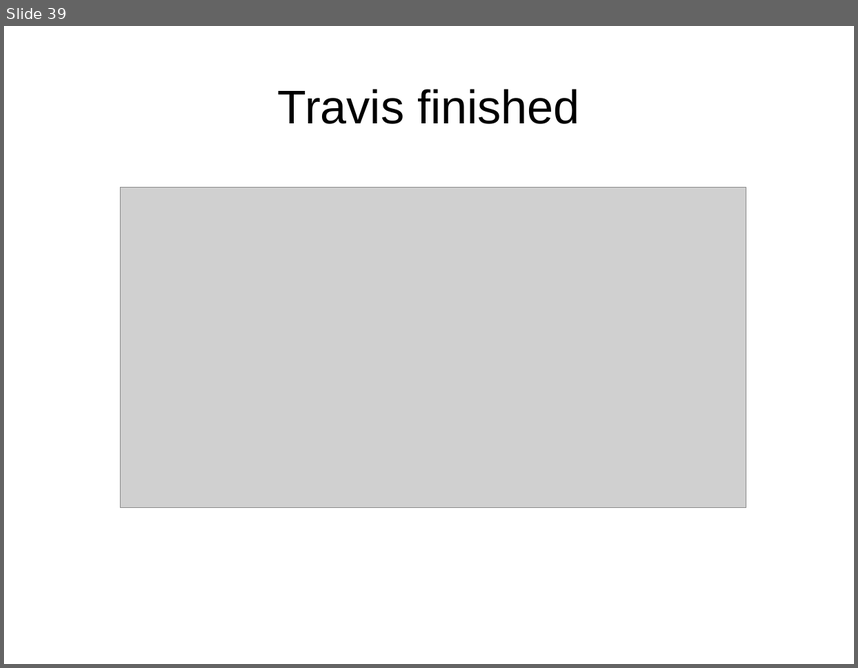
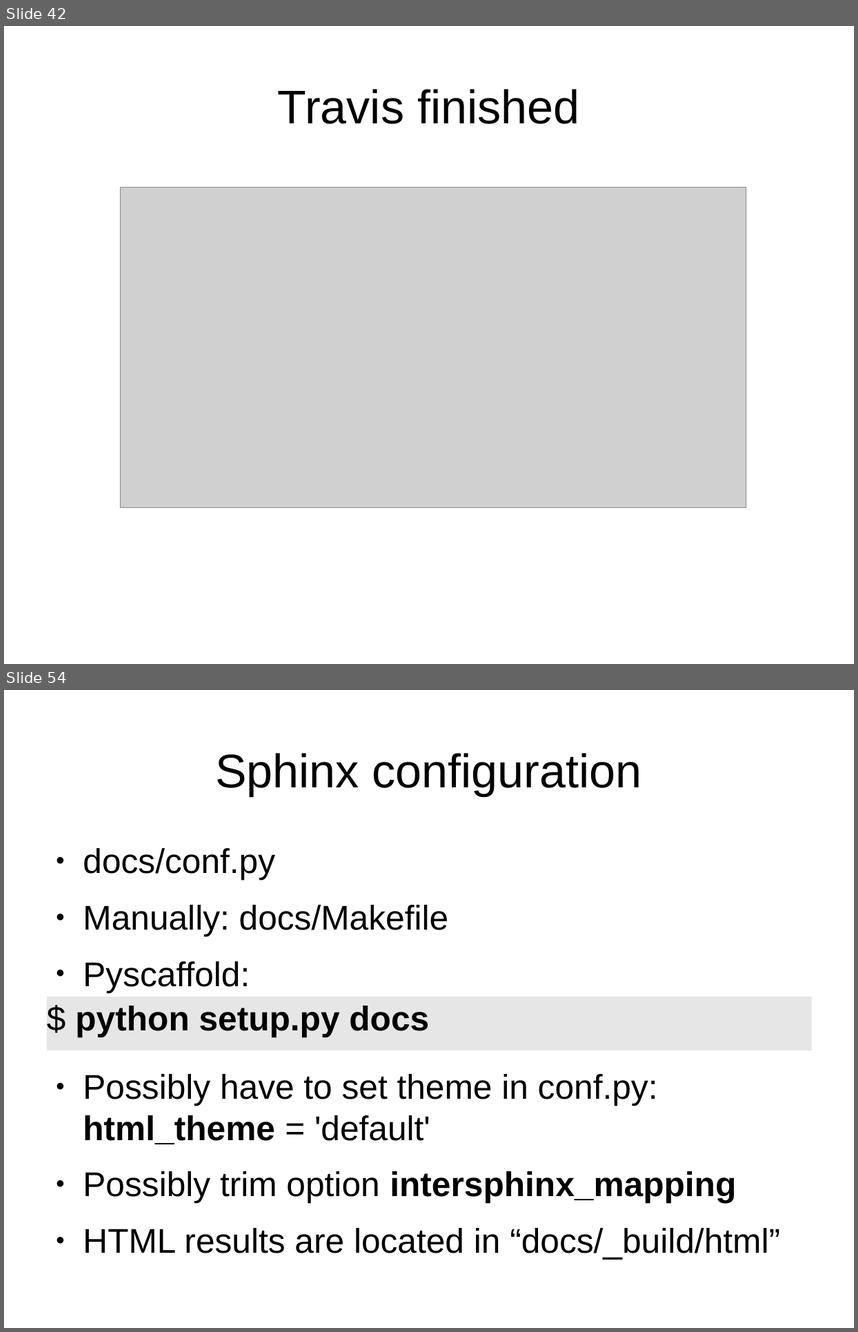
Before and after one commit to roskakori/talks, a slide deck: pygraz/opensourceprojects/Open source projects with Python.odp. Shown one above the other, each under a label of ours: slide 39 before the commit, slides 42 and 54 after it; the slides between them are not shown. The pictures are 858x668 and 858x1332 pixels, drawn with LibreOffice and Linux fonts; fonts in the diff are those of the drawing; grey boxes stand for pictures. Boxes give left, top, right and bottom in pixels: in the first picture for what was removed or moved away, otherwise in the second. Text is boxed around its words. In the diff, an @@ line names an element or a change of style, - is before the commit and + after.

```diff
--- a/pygraz/opensourceprojects/Open source projects with Python.odp
+++ b/pygraz/opensourceprojects/Open source projects with Python.odp
@@ slide 54 added at <box>4,690,854,1328</box>, background #FFFFFF @@
@@ title added at <box>215,753,642,796</box>, 44 pt, text #000000 @@
+Sphinx configuration
@@ text added at <box>83,848,780,1259</box>, 32 pt, text #000000 @@
+● docs/conf.py
+● Manually: docs/Makefile
+● Pyscaffold:
+● Possibly have to set theme in conf.py:
+  html_theme = 'default'
+● Possibly trim option intersphinx_mapping
+● HTML results are located in “docs/_build/html”
@@ text added at <box>46,996,812,1050</box>, fill #E6E6E6, 32 pt, text #000000, bold @@
+$ python setup.py docs
@@ what was slide 39 is now slide 42 @@
```
Also in this commit, not shown: 1 slide changed, 16 other slides added.
